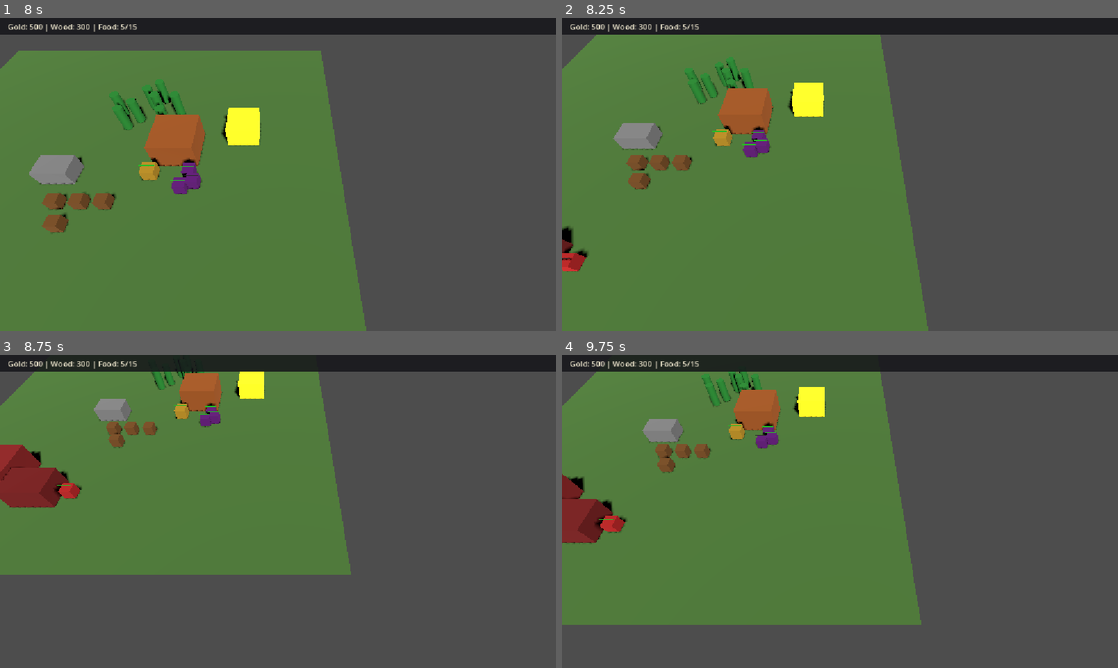
Above: before the commit, frames 1-4 (two rows, left to right).
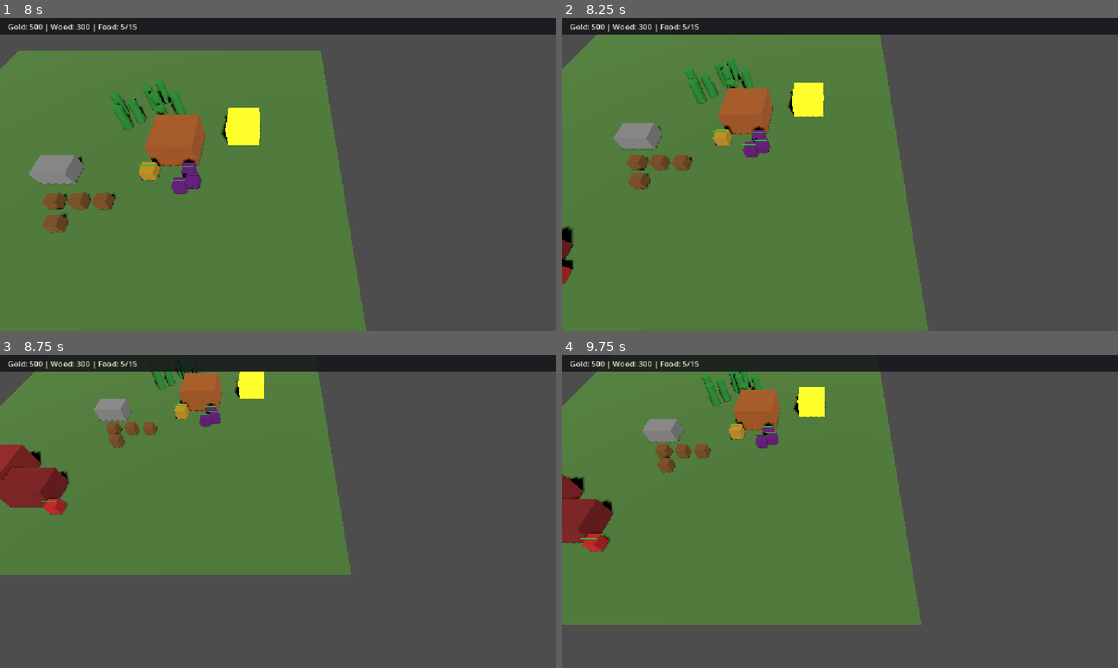
Above: after the commit, the same moments.

Repository: nplvkntx/endless-battle
Game: Godot game, scene res://scenes/main.tscn
Two runs of this game, one before a commit and one after it. Both use one fixed random seed, a clock stepped at 60 frames per second and the inputs below.
Inputs (mouse positions are in pixels of both pictures, inside the frame that each line leads up to):
- Up to frame 1 (8 s): tap Enter at 0.5, 6.5 s; move the mouse to (400, 158) at 0.52 s; hold Right (ui_right) 0.53-1.25 s; tap B at 0.6, 5.1 s; click (400, 158) at 0.67 s; drag from (166, 190) to (250, 237) at 1.27 s; tap Space at 2 s; move the mouse to (333, 105) at 2.02 s; hold Right (ui_right) 2.03-2.75 s; tap T at 2.1, 6.6 s; drag from (250, 237) to (111, 127) at 2.77 s; move the mouse to (444, 221) at 3.52 s; hold Left (ui_left) 3.53-4.25 s; tap Q at 3.6 s; drag from (111, 127) to (194, 96) at 4.27 s; move the mouse to (305, 174) at 5.02 s; hold Down (ui_down) 5.03-5.75 s; click (305, 174) at 5.17 s; drag from (194, 96) to (166, 190) at 5.77 s; move the mouse to (400, 158) at 6.52 s; hold Up (ui_up) 6.53-7.25 s; drag from (166, 190) to (250, 237) at 7.27 s
- Up to frame 2 (8.25 s): tap Space at 8 s; move the mouse to (895, 105) at 8.02 s; hold Down (ui_down) from 8.03 s (still down); tap Q at 8.1 s
- Up to frame 3 (8.75 s): keep holding Down (ui_down)
- Up to frame 4 (9.75 s): release Down (ui_down) at 8.75 s; drag from (812, 574) to (673, 464) at 8.77 s; tap Enter at 9.5 s; move the mouse to (1006, 558) at 9.52 s; hold Up (ui_up) from 9.53 s (still down); tap B at 9.6 s; click (1006, 558) at 9.67 s

Frame 1 is identical in both runs. In frame 2, 0.3% of the frame differs, in the area x 0-5%, y 72-85%; in frame 3, 0.4%; in frame 4, 0.5%, in the area x 3-12%, y 50-63%.

Commit message:
Fix selection cleanup for dead units

Diff:
--- a/scenes/main.tscn
+++ b/scenes/main.tscn
@@ -20,6 +20,7 @@
 [ext_resource type="Script" path="res://scripts/components/health_component.gd" id="19_health_component"]
 [ext_resource type="Script" path="res://scripts/systems/match_manager.gd" id="20_match_manager"]
 [ext_resource type="PackedScene" path="res://scenes/buildings/barracks.tscn" id="21_barracks"]
+[ext_resource type="Script" path="res://scripts/systems/enemy_wave_manager.gd" id="22_enemy_wave_manager"]
 
 [sub_resource type="StyleBoxFlat" id="StyleBoxFlat_resource_bar"]
 bg_color = Color(0.08, 0.08, 0.1, 0.85)
@@ -110,6 +111,11 @@
 player_command_center_path = NodePath("../CommandCenter")
 enemy_command_center_path = NodePath("../EnemyCommandCenter")
 match_result_label_path = NodePath("../GameUI/MatchResultLabel")
+
+[node name="EnemyWaveManager" type="Node" parent="."]
+script = ExtResource("22_enemy_wave_manager")
+player_command_center_path = NodePath("../CommandCenter")
+wave_interval_seconds = 30.0
 
 [node name="SelectionUI" type="CanvasLayer" parent="."]
 
--- a/scripts/buildings/barracks.gd
+++ b/scripts/buildings/barracks.gd
@@ -16,6 +16,7 @@
 const RALLY_MARKER_Y: float = 0.05
 const ENEMY_PRODUCTION_INTERVAL_SECONDS: float = 8.0
 const ENEMY_TEAM_ID: int = 1
+const ENEMY_GATHER_OFFSET: Vector3 = Vector3(-2.0, -0.5, 3.0)
 
 @export var enable_enemy_auto_production: bool = false
 
@@ -88,6 +89,7 @@
 	unit.global_position = global_position + SWORDSMAN_SPAWN_OFFSET
 	_finalize_spawned_unit(unit)
 	_finalize_enemy_unit(unit)
+	unit.set_movement_target(global_position + ENEMY_GATHER_OFFSET)
 
 
 func _finalize_enemy_unit(unit: Unit) -> void:
--- a/scripts/systems/combat_target_validation.gd
+++ b/scripts/systems/combat_target_validation.gd
@@ -4,6 +4,7 @@
 ## Shared checks for whether a node can be safely targeted or damaged in combat.
 
 const ENEMY_BUILDING_GROUP := &"enemy_command_center"
+const PLAYER_COMMAND_CENTER_GROUP := &"player_command_center"
 const ENEMY_TEAM_ID: int = 1
 
 
@@ -35,6 +36,19 @@
 
 	var building_node: Node = target as Node
 	return building_node.is_in_group(ENEMY_BUILDING_GROUP)
+
+
+static func is_attackable_player_command_center(target: Variant) -> bool:
+	if target == null or not is_instance_valid(target):
+		return false
+
+	if not target is Building:
+		return false
+
+	if target is GatherableResource:
+		return false
+
+	return (target as Node).is_in_group(PLAYER_COMMAND_CENTER_GROUP)
 
 
 static func is_player_unit_attack_target(target: Variant) -> bool:
@@ -80,7 +94,9 @@
 		return false
 
 	if is_enemy_faction(attacker):
-		return target is Unit and not target is Building
+		if target is Unit and not target is Building:
+			return true
+		return is_attackable_player_command_center(target)
 
 	return is_player_unit_attack_target(target)
 
--- /dev/null
+++ b/scripts/systems/enemy_wave_manager.gd
@@ -0,0 +1,106 @@
+class_name EnemyWaveManager
+extends Node
+
+## Sends gathered enemy combat units to attack the player Command Center on a timer.
+
+const PLAYER_COMMAND_CENTER_GROUP := &"player_command_center"
+
+@export var player_command_center_path: NodePath
+@export var wave_interval_seconds: float = 30.0
+
+var _wave_active: bool = true
+var _tracked_player_command_center: CommandCenter = null
+
+
+func _ready() -> void:
+	_tracked_player_command_center = _resolve_player_command_center()
+	if _tracked_player_command_center != null:
+		_tracked_player_command_center.destroyed.connect(
+			_on_player_command_center_destroyed,
+			CONNECT_ONE_SHOT
+		)
+	_schedule_next_wave()
+
+
+func _schedule_next_wave() -> void:
+	if not _wave_active:
+		return
+
+	var wait_timer: SceneTreeTimer = get_tree().create_timer(wave_interval_seconds)
+	wait_timer.timeout.connect(_on_wave_timer, CONNECT_ONE_SHOT)
+
+
+func _on_wave_timer() -> void:
+	if not _wave_active:
+		return
+
+	var target: CommandCenter = _resolve_player_command_center()
+	if target == null or not _is_living_command_center(target):
+		_wave_active = false
+		return
+
+	_send_enemy_combat_units_to_attack(target)
+	_schedule_next_wave()
+
+
+func _send_enemy_combat_units_to_attack(target: CommandCenter) -> void:
+	for node: Node in get_tree().get_nodes_in_group(&"enemies"):
+		if not _is_valid_enemy_combat_unit(node):
+			continue
+
+		if node is Swordsman:
+			(node as Swordsman).command_attack(target)
+		elif node is Archer:
+			(node as Archer).command_attack(target)
+
+
+func _is_valid_enemy_combat_unit(node: Node) -> bool:
+	if node == null or not is_instance_valid(node):
+		return false
+
+	if node.is_queued_for_deletion():
+		return false
+
+	if not node.is_in_group(&"enemies"):
+		return false
+
+	return node is Swordsman or node is Archer
+
+
+func _resolve_player_command_center() -> CommandCenter:
+	if _tracked_player_command_center != null and _is_living_command_center(
+		_tracked_player_command_center
+	):
+		return _tracked_player_command_center
+
+	if not player_command_center_path.is_empty():
+		var path_node: Node = get_node_or_null(player_command_center_path)
+		if path_node is CommandCenter and _is_living_command_center(path_node as CommandCenter):
+			return path_node as CommandCenter
+
+	for node: Node in get_tree().get_nodes_in_group(PLAYER_COMMAND_CENTER_GROUP):
+		if node is CommandCenter and _is_living_command_center(node as CommandCenter):
+			return node as CommandCenter
+
+	return null
+
+
+func _is_living_command_center(command_center: CommandCenter) -> bool:
+	if command_center == null or not is_instance_valid(command_center):
+		return false
+
+	if command_center.is_queued_for_deletion():
+		return false
+
+	var health_component: HealthComponent = command_center.get_node_or_null(
+		"HealthComponent"
+	) as HealthComponent
+	if health_component != null:
+		return health_component.current_health > 0
+
+	return true
+
+
+func _on_player_command_center_destroyed(_building: Building) -> void:
+	_wave_active = false
+	_tracked_player_command_center = null
--- a/scripts/systems/selection_manager.gd
+++ b/scripts/systems/selection_manager.gd
@@ -424,8 +424,8 @@
 
 
 func _clear_selection_without_signal() -> void:
-	for unit: Unit in selected_units:
-		_untrack_unit_selection(unit)
+	for index: int in range(selected_units.size() - 1, -1, -1):
+		_untrack_unit_selection(selected_units[index])
 	selected_units.clear()
 
 
@@ -463,10 +463,14 @@
 		unit.tree_exiting.connect(tree_exiting_callable, CONNECT_ONE_SHOT)
 
 
-func _untrack_unit_selection(unit: Unit) -> void:
-	if not is_instance_valid(unit):
-		return
-
+func _untrack_unit_selection(candidate: Variant) -> void:
+	if candidate == null or not is_instance_valid(candidate):
+		return
+
+	if not candidate is Unit:
+		return
+
+	var unit: Unit = candidate as Unit
 	_safe_set_unit_selected(unit, false)
 
 	if unit.died.is_connected(_on_unit_died):
@@ -482,9 +486,11 @@
 	var removed_any: bool = false
 
 	for index: int in range(selected_units.size() - 1, -1, -1):
-		if _is_selectable_unit(selected_units[index]):
-			continue
-
+		var candidate: Variant = selected_units[index]
+		if _is_selectable_unit(candidate):
+			continue
+
+		_untrack_unit_selection(candidate)
 		selected_units.remove_at(index)
 		removed_any = true
 
@@ -502,14 +508,28 @@
 
 func _filter_selectable_units(units: Array[Unit]) -> Array[Unit]:
 	var selectable_units: Array[Unit] = []
-	for unit: Unit in units:
-		if _is_selectable_unit(unit):
-			selectable_units.append(unit)
+	for candidate: Variant in units:
+		if not _is_selectable_unit(candidate):
+			continue
+		selectable_units.append(candidate as Unit)
 	return selectable_units
 
 
-func _is_selectable_unit(unit: Unit) -> bool:
-	if unit == null or not is_instance_valid(unit):
+func _is_selectable_unit(candidate: Variant) -> bool:
+	if candidate == null:
+		return false
+
+	if not is_instance_valid(candidate):
+		return false
+
+	if not candidate is Node:
+		return false
+
+	if not candidate is Unit:
+		return false
+
+	var unit: Unit = candidate as Unit
+	if unit.is_queued_for_deletion():
 		return false
 
 	if unit.is_in_group(&"enemies"):
@@ -518,22 +538,31 @@
 	return true
 
 
-func _is_selectable_building(building: Building) -> bool:
-	return building != null and is_instance_valid(building)
-
-
-func _safe_set_unit_selected(unit: Unit, selected: bool) -> void:
-	if not _is_selectable_unit(unit):
-		return
-
-	unit.set_selected(selected)
-
-
-func _safe_set_building_selected(building: Building, selected: bool) -> void:
-	if not _is_selectable_building(building):
-		return
-
-	building.set_selected(selected)
+func _is_selectable_building(candidate: Variant) -> bool:
+	if candidate == null:
+		return false
+
+	if not is_instance_valid(candidate):
+		return false
+
+	if not candidate is Building:
+		return false
+
+	return true
+
+
+func _safe_set_unit_selected(candidate: Variant, selected: bool) -> void:
+	if not _is_selectable_unit(candidate):
+		return
+
+	(candidate as Unit).set_selected(selected)
+
+
+func _safe_set_building_selected(candidate: Variant, selected: bool) -> void:
+	if not _is_selectable_building(candidate):
+		return
+
+	(candidate as Building).set_selected(selected)
 
 
 func _arrays_match(current: Array[Unit], next: Array[Unit]) -> bool:
Not shown, added: scripts/systems/enemy_wave_manager.gd.uid
